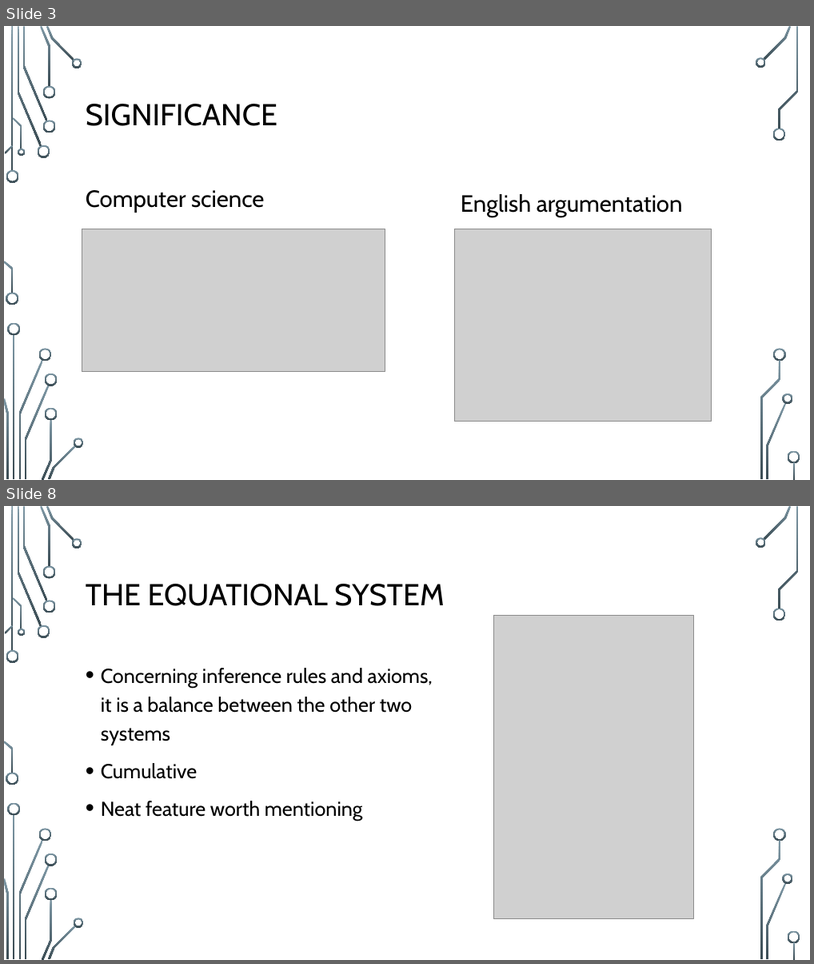
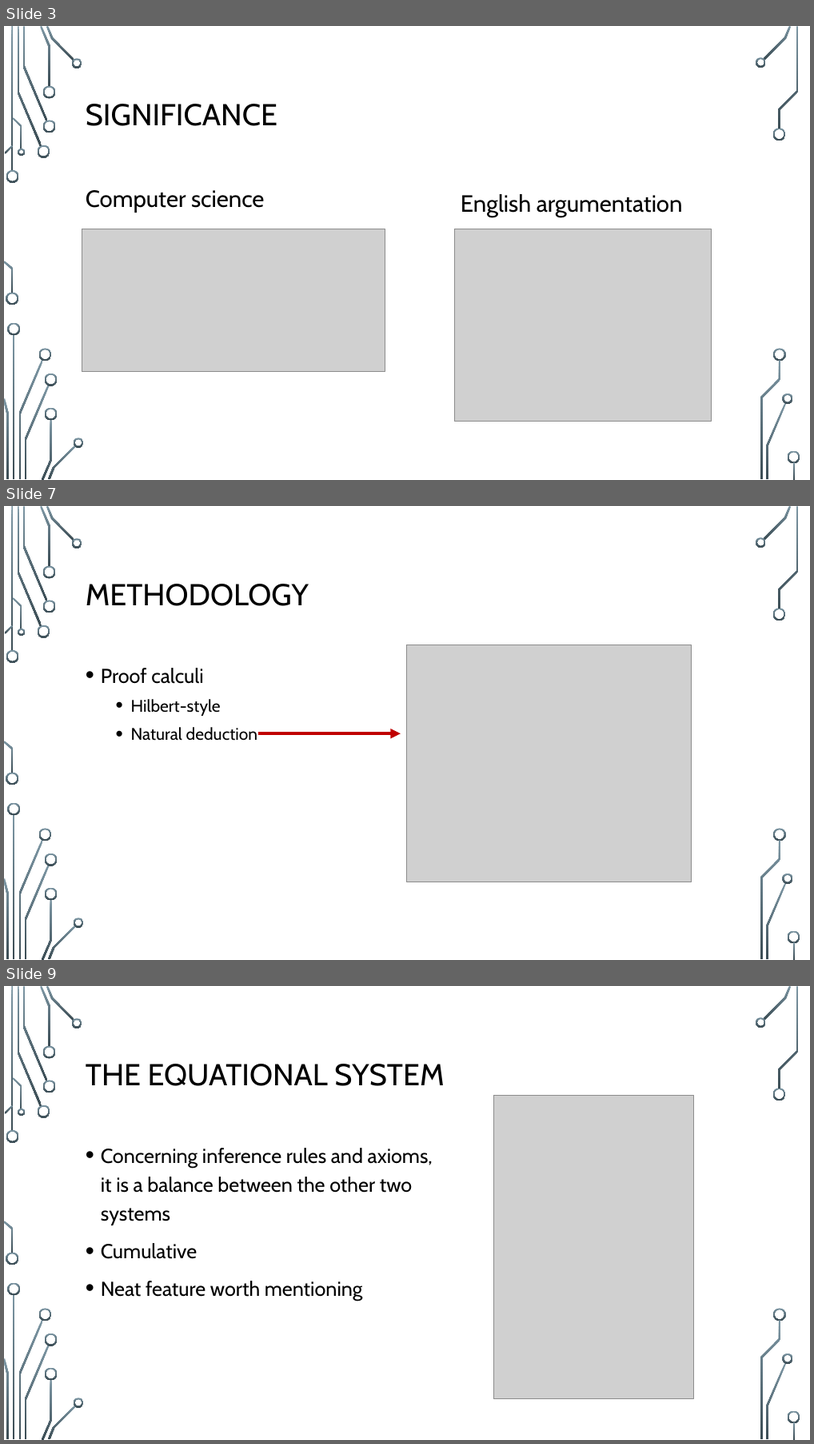
Before and after one commit to StanWarford/case-analysis, a slide deck: SCCUR-slides.pptx. Shown one above the other, each under a label of ours: slides 3 and 8 before the commit, slides 3, 7 and 9 after it; the slides between them are not shown. The pictures are 814x964 and 814x1444 pixels, drawn with LibreOffice and Linux fonts; fonts in the diff are those of the drawing; grey boxes stand for pictures; background and template pictures are left out. Boxes give left, top, right and bottom in pixels: in the first picture for what was removed or moved away, otherwise in the second. Text is boxed around its words. In the diff, an @@ line names an element or a change of style, - is before the commit and + after.

```diff
--- a/SCCUR-slides.pptx
+++ b/SCCUR-slides.pptx
@@ slide 7 added at [4,506,810,960], background picture (left out); not listed: 36 template elements that a slide beside it also shows @@
@@ title added at [86,584,309,606], 36 pt, text #000000 @@
+METHODOLOGY
@@ picture added at [407,644,692,881] @@
@@ text added at [101,668,258,740], 20 pt, text #000000 @@
+• Proof calculi
+  • Hilbert-style
+  • Natural deduction
@@ arrow added from (258, 733) to (401, 733), #C00000 4 pt @@
@@ what was slide 8 is now slide 9 @@
```
Also in this commit, not shown: 5 slides changed, 1 other slide added.
